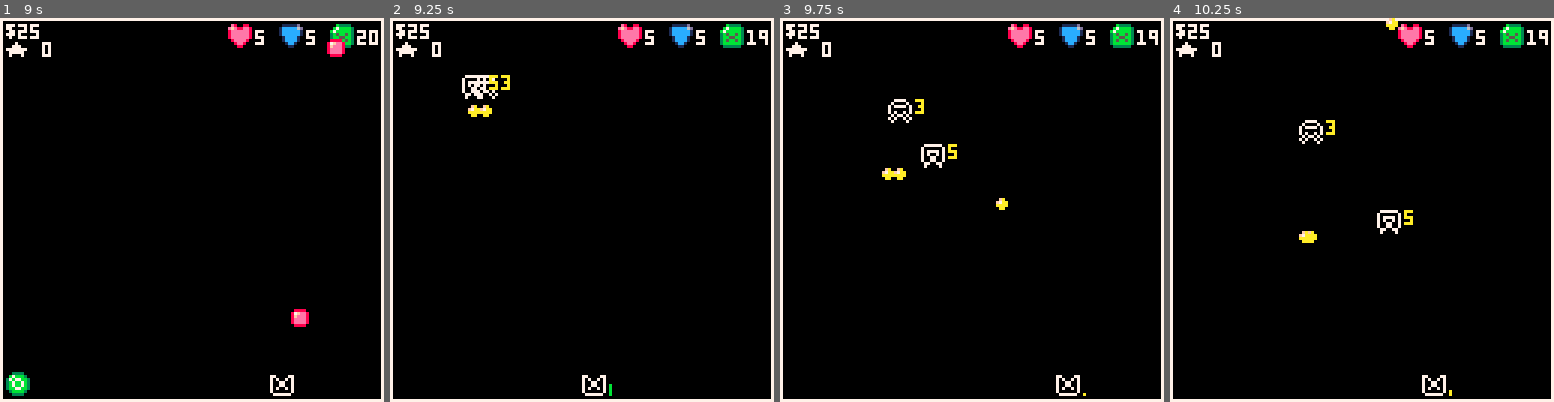
Above: before the commit, frames 1-4 (left to right).
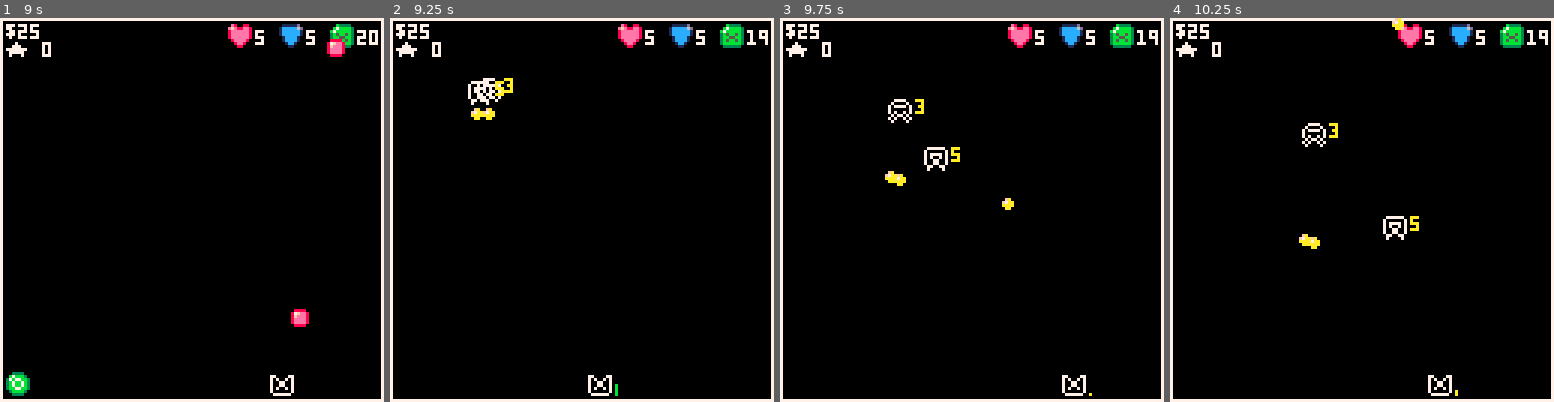
Above: after the commit, the same moments.

Repository: NinetiesPaul/Orion-s-Defender
Game: PICO-8 cartridge orionsdefender.p8
The game is run twice, just before and just after one commit, with the same random seed, the same clock (stepped at 60 frames per second) and the same inputs.
Inputs:
- Up to frame 1 (9 s): tap X (X key) at 0.33, 1.07, 1.85, 2.97, 4.08, 5.2, 6.32, 7.43, 8.55 s; tap O (Z key) at 0.7, 1.7, 2.1, 2.5, 2.9, 3.3, 3.7, 4.1, 4.5, 4.9, 5.3, 5.7, 6.1, 6.5, 6.9, 7.3, 7.7, 8.1, 8.5, 8.9 s; hold Right 1.6-2.1 s; hold Up 2.15-2.42 s; hold Right 2.47-3.03 s; hold Left 3.08-3.58 s; hold Down 3.63-3.97 s; hold Right 4.02-4.68 s; hold Up 4.73-5.03 s; hold Left 5.08-5.68 s; hold Down 5.73-6.03 s; hold Right 6.08-6.58 s; hold Right 6.63-7.13 s; hold Up 7.18-7.45 s; hold Right 7.5-8.07 s; hold Left 8.12-8.62 s; hold Down from 8.67 s (still down)
- Up to frame 2 (9.25 s): release Down at 9 s; hold Right from 9.05 s (still down)
- Up to frame 3 (9.75 s): tap O (Z key) at 9.3, 9.7 s; tap X (X key) at 9.67 s; release Right at 9.72 s
- Up to frame 4 (10.25 s): hold Up 9.77-10.07 s; tap O (Z key) at 10.1 s; hold Left from 10.12 s (still down)

Frame 1 is identical in both runs. In frame 2, 0.9% of the frame differs, in the area x 18-60%, y 14-99%; in frame 3, 1.0%; in frame 4, 1.1%, in the area x 33-75%, y 0-99%.

Commit message:
code clean up

Diff:
--- a/orionsdefender.p8
+++ b/orionsdefender.p8
@@ -255,6 +255,7 @@
 	if current_view == 1 then
 		fuel -= fuel_comsumption
 		if (clock % 30 == 0) create_encounter()
+		foreach(encounters, move_encounter)
 	end
 
 	if current_view == 2 then
@@ -264,6 +265,10 @@
 			bullet_cooldown -= 1
 		end
 		gun_ready()
+		foreach(enemies, move_enemy)
+		foreach(bullets, move_bullet)
+		foreach(enemy_bullets, move_enemy_bullet)
+		foreach(explosions, animate_explosion)
 	end
 
 	if current_view == 3 then
@@ -286,12 +291,6 @@
 	if current_view != 1 then
 		encounters = {}
 	end
-
-	foreach(enemies, move_enemy)
-	foreach(bullets, move_bullet)
-	foreach(enemy_bullets, move_enemy_bullet)
-	foreach(explosions, animate_explosion)
-	foreach(encounters, move_encounter)
 end
 
 function start_battle()
@@ -423,6 +422,7 @@
 	enemy_bullets = {}
 	bullets = {}
 	encounters = {}
+	explosions = {}
 end
 
 function draw_ui()
